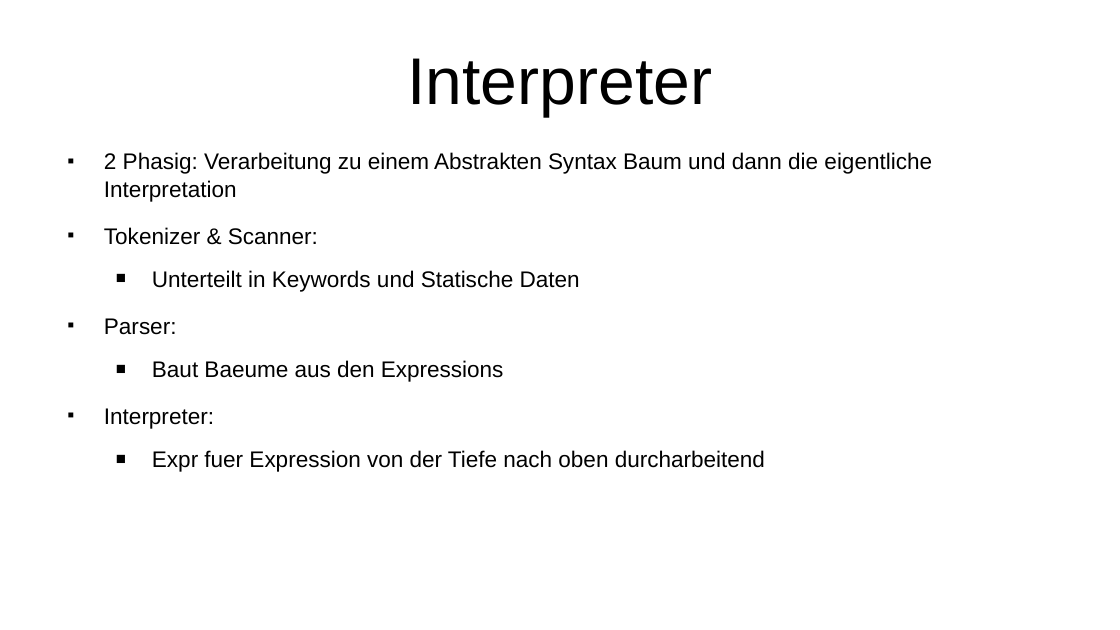
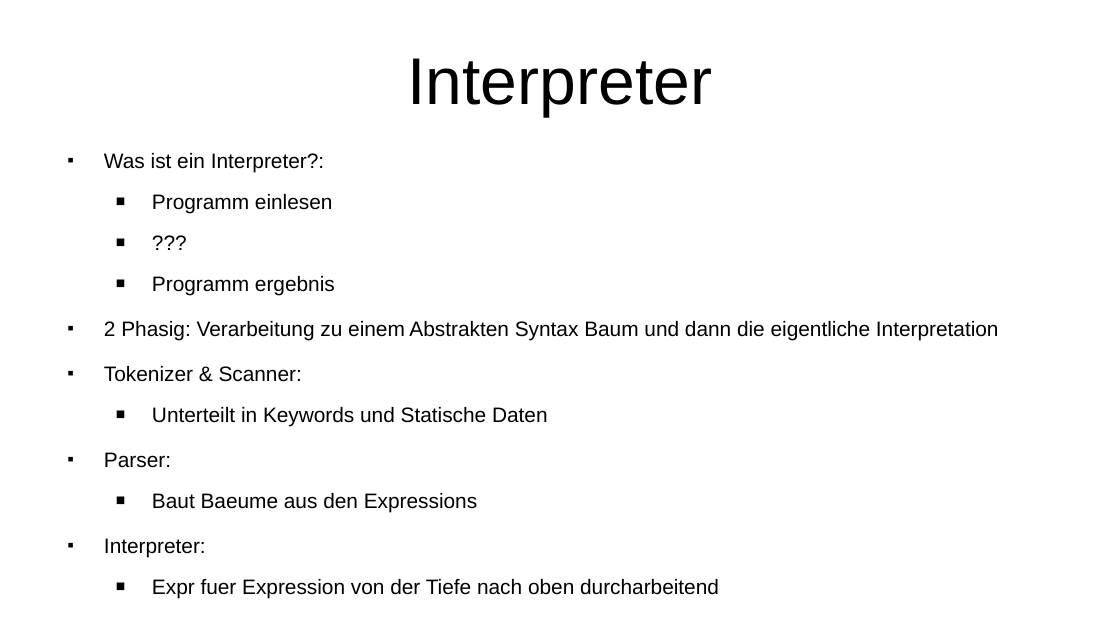
Before and after one commit to Iquiji/little-schemer-talk, a slide deck: slide 7 of Talk Engineering Day 2-6-2022.odp (slide 5 before the commit). Drawn at 1120x630 pixels with LibreOffice and Linux fonts; fonts in the diff are those of the drawing. Boxes give left, top, right and bottom in pixels: in the first picture for what was removed or moved away, otherwise in the second. Text is boxed around its words. In the diff, an @@ line names an element or a change of style, - is before the commit and + after.

```diff
--- a/Talk Engineering Day 2-6-2022.odp
+++ b/Talk Engineering Day 2-6-2022.odp
@@ text at [104, 153, 335, 295]: paragraphs added @@
+■ Was ist ein Interpreter?:
+  ■ Programm einlesen
+  ■ ???
+  ■ Programm ergebnis
@@ text at [104, 321, 999, 599]: size 16 to 14.8 pt in "2 Phasig: Verarbeitung zu einem Abstrakten Syntax ...", "Tokenizer & Scanner:", "Unterteilt in Keywords und Statische Daten", "Parser:" and 3 more places @@
```
Also in this commit, not shown: 1 other slide changed, 4 slides added.
